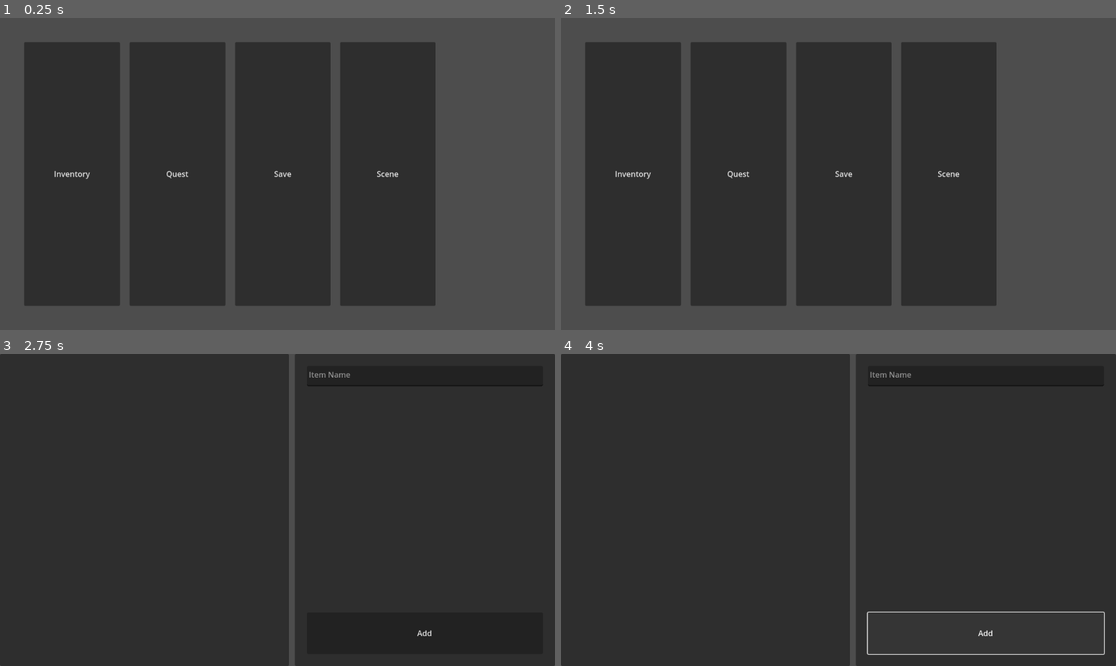
Above: before the commit, frames 1-4 (two rows, left to right).
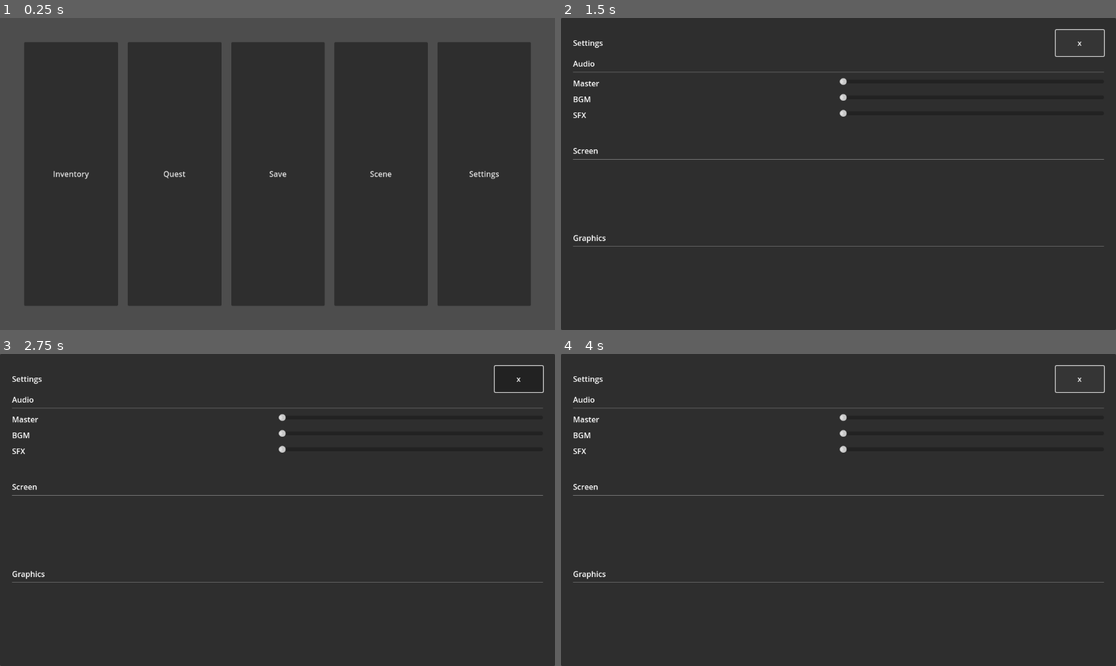
Above: after the commit, the same moments.

Repository: noufbmdev/Godot-Systems
Game: Godot game, scene res://Examples.tscn
The game is run twice, just before and just after one commit, with the same random seed, the same clock (stepped at 60 frames per second) and the same inputs.
Inputs (mouse positions are in pixels of both pictures, inside the frame that each line leads up to):
- Up to frame 1 (0.25 s): no input
- Up to frame 2 (1.5 s): click (1043, 174) at 0.5 s, where only the run after the commit has a clickable "Settings"; click (1077, 42) at 1.25 s, where only the run after the commit has a clickable "x"
- Up to frame 3 (2.75 s): click (72, 510) at 2 s, where only the run before the commit has a clickable "Inventory"
- Up to frame 4 (4 s): click "Add" (after the commit: "x") at 2.75 s; click "Add" (after the commit: "x") at 3.5 s

The runs differ from the first frame. In frame 1, 19% of the frame differs, in the area x 9-96%, y 7-93%; in frame 2, 41%, in the area x 0-100%, y 0-100%; in frame 3, 2.3%; in frame 4, 2.8%.
Error before the commit: Invalid access to property or key 'Inventory' on a base object of type 'Node (InventoryManager.gd)'. (res://Inventory_System/Inventory_Example.gd:26)

Commit message:
update

Diff:
--- /dev/null
+++ b/Save_Manager/SaveManager.tscn
@@ -0,0 +1,10 @@
+[gd_scene load_steps=2 format=3 uid="uid://b2yvum5a4k5ke"]
+
+[ext_resource type="Script" path="res://Save_Manager/SaveManager.gd" id="1_xy4i2"]
+
+[node name="SaveManager" type="Node"]
+script = ExtResource("1_xy4i2")
+
+[node name="Timer" type="Timer" parent="."]
+
+[connection signal="timeout" from="Timer" to="." method="_on_timer_timeout"]
--- a/Save_System/Save_Example.tscn
+++ b/Save_Manager/Save_Example.tscn
@@ -1,6 +1,6 @@
-[gd_scene load_steps=2 format=3 uid="uid://dvtylhcsowwry"]
+[gd_scene load_steps=2 format=3]
 
-[ext_resource type="Script" path="res://Save_System/Save_Example.gd" id="1_ikobb"]
+[ext_resource type="Script" path="res://Save_Manager/Save_Example.gd" id="1_ikobb"]
 
 [node name="Save_Example" type="Control"]
 layout_mode = 3
--- a/Save_System/SaveManager.tscn
+++ /dev/null
@@ -1,10 +0,0 @@
-[gd_scene load_steps=2 format=3 uid="uid://bmsxtqc6lmax3"]
-
-[ext_resource type="Script" path="res://Save_System/SaveManager.gd" id="1_ddtwd"]
-
-[node name="SaveManager" type="Node"]
-script = ExtResource("1_ddtwd")
-
-[node name="Timer" type="Timer" parent="."]
-
-[connection signal="timeout" from="Timer" to="." method="_on_timer_timeout"]
--- a/Scene_Manager/SceneManager.tscn
+++ b/Scene_Manager/SceneManager.tscn
@@ -1,62 +1,6 @@
-[gd_scene load_steps=12 format=3 uid="uid://cv4ceqrwy7mey"]
+[gd_scene load_steps=12 format=3 uid="uid://c7jiyp34516u4"]
 
 [ext_resource type="Script" path="res://Scene_Manager/SceneManager.gd" id="1_ifxia"]
-
-[sub_resource type="Animation" id="Animation_srp6d"]
-resource_name = "Slide_Down"
-length = 0.5
-tracks/0/type = "value"
-tracks/0/imported = false
-tracks/0/enabled = true
-tracks/0/path = NodePath("ColorRect:position")
-tracks/0/interp = 1
-tracks/0/loop_wrap = true
-tracks/0/keys = {
-"times": PackedFloat32Array(0, 0.5),
-"transitions": PackedFloat32Array(1, 1),
-"update": 0,
-"values": [Vector2(0, -648), Vector2(0, 0)]
-}
-tracks/1/type = "value"
-tracks/1/imported = false
-tracks/1/enabled = true
-tracks/1/path = NodePath("ColorRect:modulate")
-tracks/1/interp = 1
-tracks/1/loop_wrap = true
-tracks/1/keys = {
-"times": PackedFloat32Array(0),
-"transitions": PackedFloat32Array(1),
-"update": 0,
-"values": [Color(1, 1, 1, 1)]
-}
-
-[sub_resource type="Animation" id="Animation_8v2vt"]
-resource_name = "Slide_Up"
-length = 0.5
-tracks/0/type = "value"
-tracks/0/imported = false
-tracks/0/enabled = true
-tracks/0/path = NodePath("ColorRect:position")
-tracks/0/interp = 1
-tracks/0/loop_wrap = true
-tracks/0/keys = {
-"times": PackedFloat32Array(0, 0.5),
-"transitions": PackedFloat32Array(1, 1),
-"update": 0,
-"values": [Vector2(0, 648), Vector2(0, 0)]
-}
-tracks/1/type = "value"
-tracks/1/imported = false
-tracks/1/enabled = true
-tracks/1/path = NodePath("ColorRect:modulate")
-tracks/1/interp = 1
-tracks/1/loop_wrap = true
-tracks/1/keys = {
-"times": PackedFloat32Array(0),
-"transitions": PackedFloat32Array(1),
-"update": 0,
-"values": [Color(1, 1, 1, 1)]
-}
 
 [sub_resource type="Animation" id="Animation_mfean"]
 resource_name = "Fade"
@@ -126,6 +70,34 @@
 "values": [Color(1, 1, 1, 0)]
 }
 
+[sub_resource type="Animation" id="Animation_srp6d"]
+resource_name = "Slide_Down"
+length = 0.5
+tracks/0/type = "value"
+tracks/0/imported = false
+tracks/0/enabled = true
+tracks/0/path = NodePath("ColorRect:position")
+tracks/0/interp = 1
+tracks/0/loop_wrap = true
+tracks/0/keys = {
+"times": PackedFloat32Array(0, 0.5),
+"transitions": PackedFloat32Array(1, 1),
+"update": 0,
+"values": [Vector2(0, -648), Vector2(0, 0)]
+}
+tracks/1/type = "value"
+tracks/1/imported = false
+tracks/1/enabled = true
+tracks/1/path = NodePath("ColorRect:modulate")
+tracks/1/interp = 1
+tracks/1/loop_wrap = true
+tracks/1/keys = {
+"times": PackedFloat32Array(0),
+"transitions": PackedFloat32Array(1),
+"update": 0,
+"values": [Color(1, 1, 1, 1)]
+}
+
 [sub_resource type="Animation" id="Animation_j1v83"]
 resource_name = "Slide_Left"
 length = 0.5
@@ -168,6 +140,34 @@
 "transitions": PackedFloat32Array(1, 1),
 "update": 0,
 "values": [Vector2(-1152, 0), Vector2(0, 0)]
+}
+tracks/1/type = "value"
+tracks/1/imported = false
+tracks/1/enabled = true
+tracks/1/path = NodePath("ColorRect:modulate")
+tracks/1/interp = 1
+tracks/1/loop_wrap = true
+tracks/1/keys = {
+"times": PackedFloat32Array(0),
+"transitions": PackedFloat32Array(1),
+"update": 0,
+"values": [Color(1, 1, 1, 1)]
+}
+
+[sub_resource type="Animation" id="Animation_8v2vt"]
+resource_name = "Slide_Up"
+length = 0.5
+tracks/0/type = "value"
+tracks/0/imported = false
+tracks/0/enabled = true
+tracks/0/path = NodePath("ColorRect:position")
+tracks/0/interp = 1
+tracks/0/loop_wrap = true
+tracks/0/keys = {
+"times": PackedFloat32Array(0, 0.5),
+"transitions": PackedFloat32Array(1, 1),
+"update": 0,
+"values": [Vector2(0, 648), Vector2(0, 0)]
 }
 tracks/1/type = "value"
 tracks/1/imported = false
@@ -192,6 +192,22 @@
 "Slide_Up": SubResource("Animation_8v2vt")
 }
 
+[sub_resource type="Animation" id="Animation_vy42v"]
+resource_name = "Fade_In"
+length = 0.5
+tracks/0/type = "value"
+tracks/0/imported = false
+tracks/0/enabled = true
+tracks/0/path = NodePath("BGMPlayer:volume_db")
+tracks/0/interp = 1
+tracks/0/loop_wrap = true
+tracks/0/keys = {
+"times": PackedFloat32Array(0, 0.5),
+"transitions": PackedFloat32Array(1, 1),
+"update": 0,
+"values": [-10.0, 0.0]
+}
+
 [sub_resource type="Animation" id="Animation_2f5b2"]
 resource_name = "Fade_Out"
 length = 0.5
@@ -206,22 +222,6 @@
 "transitions": PackedFloat32Array(1, 1),
 "update": 0,
 "values": [0.0, -10.0]
-}
-
-[sub_resource type="Animation" id="Animation_vy42v"]
-resource_name = "Fade_In"
-length = 0.5
-tracks/0/type = "value"
-tracks/0/imported = false
-tracks/0/enabled = true
-tracks/0/path = NodePath("BGMPlayer:volume_db")
-tracks/0/interp = 1
-tracks/0/loop_wrap = true
-tracks/0/keys = {
-"times": PackedFloat32Array(0, 0.5),
-"transitions": PackedFloat32Array(1, 1),
-"update": 0,
-"values": [-10.0, 0.0]
 }
 
 [sub_resource type="AnimationLibrary" id="AnimationLibrary_ueb2l"]
@@ -253,7 +253,7 @@
 anchor_right = 1.0
 anchor_bottom = 1.0
 offset_left = -1152.0
-offset_right = -1152.0
+offset_bottom = 648.0
 grow_horizontal = 2
 grow_vertical = 2
 color = Color(0.0627451, 0.0627451, 0.0627451, 1)
--- a/Scene_Manager/Scene_Example.tscn
+++ b/Scene_Manager/Scene_Example.tscn
@@ -1,4 +1,4 @@
-[gd_scene load_steps=2 format=3 uid="uid://dad0hx60womeo"]
+[gd_scene load_steps=2 format=3]
 
 [ext_resource type="Script" path="res://Scene_Manager/Scene_Example.gd" id="1_ngs7r"]
 
--- /dev/null
+++ b/Settings_Manager/SettingsManager.gd
@@ -0,0 +1,9 @@
+extends Node
+
+# Called when the node enters the scene tree for the first time.
+func _ready():
+	pass # Replace with function body.
+
+# Called every frame. 'delta' is the elapsed time since the previous frame.
+func _process(delta):
+	pass
--- /dev/null
+++ b/Settings_Manager/SettingsManager.tscn
@@ -0,0 +1,6 @@
+[gd_scene load_steps=2 format=3 uid="uid://cfotrw7yhhf0a"]
+
+[ext_resource type="Script" path="res://Settings_Manager/SettingsManager.gd" id="1_btyul"]
+
+[node name="SettingsManager" type="Node"]
+script = ExtResource("1_btyul")
--- /dev/null
+++ b/Settings_Manager/Settings_Example.gd
@@ -0,0 +1,9 @@
+extends Control
+
+# Called when the node enters the scene tree for the first time.
+func _ready():
+	pass # Replace with function body.
+
+# Called every frame. 'delta' is the elapsed time since the previous frame.
+func _process(delta):
+	pass
--- /dev/null
+++ b/Settings_Manager/Settings_Example.tscn
@@ -0,0 +1,148 @@
+[gd_scene load_steps=2 format=3 uid="uid://dn62ti7pqst2y"]
+
+[ext_resource type="Script" path="res://Settings_Manager/Settings_Example.gd" id="1_tyyp4"]
+
+[node name="Settings_Example" type="Control"]
+layout_mode = 3
+anchors_preset = 15
+anchor_right = 1.0
+anchor_bottom = 1.0
+grow_horizontal = 2
+grow_vertical = 2
+script = ExtResource("1_tyyp4")
+
+[node name="Panel" type="Panel" parent="."]
+layout_mode = 1
+anchors_preset = 15
+anchor_right = 1.0
+anchor_bottom = 1.0
+grow_horizontal = 2
+grow_vertical = 2
+
+[node name="VBoxContainer" type="VBoxContainer" parent="Panel"]
+layout_mode = 1
+anchors_preset = 15
+anchor_right = 1.0
+anchor_bottom = 1.0
+offset_left = 25.0
+offset_top = 25.0
+offset_right = -25.0
+offset_bottom = -25.0
+grow_horizontal = 2
+grow_vertical = 2
+
+[node name="Header" type="HBoxContainer" parent="Panel/VBoxContainer"]
+custom_minimum_size = Vector2(0, 50)
+layout_mode = 2
+size_flags_vertical = 3
+size_flags_stretch_ratio = 0.1
+
+[node name="Label" type="Label" parent="Panel/VBoxContainer/Header"]
+layout_mode = 2
+size_flags_horizontal = 3
+text = "Settings"
+
+[node name="Button" type="Button" parent="Panel/VBoxContainer/Header"]
+layout_mode = 2
+size_flags_horizontal = 3
+size_flags_stretch_ratio = 0.1
+text = "x"
+
+[node name="ScrollContainer" type="ScrollContainer" parent="Panel/VBoxContainer"]
+layout_mode = 2
+size_flags_vertical = 3
+
+[node name="VBoxContainer" type="VBoxContainer" parent="Panel/VBoxContainer/ScrollContainer"]
+layout_mode = 2
+size_flags_horizontal = 3
+size_flags_vertical = 3
+
+[node name="Audio" type="HBoxContainer" parent="Panel/VBoxContainer/ScrollContainer/VBoxContainer"]
+layout_mode = 2
+size_flags_vertical = 3
+
+[node name="VBoxContainer" type="VBoxContainer" parent="Panel/VBoxContainer/ScrollContainer/VBoxContainer/Audio"]
+layout_mode = 2
+size_flags_horizontal = 3
+theme_override_constants/separation = 10
+
+[node name="Header" type="VBoxContainer" parent="Panel/VBoxContainer/ScrollContainer/VBoxContainer/Audio/VBoxContainer"]
+layout_mode = 2
+
+[node name="Label" type="Label" parent="Panel/VBoxContainer/ScrollContainer/VBoxContainer/Audio/VBoxContainer/Header"]
+layout_mode = 2
+size_flags_horizontal = 3
+text = "Audio
+"
+
+[node name="HSeparator" type="HSeparator" parent="Panel/VBoxContainer/ScrollContainer/VBoxContainer/Audio/VBoxContainer/Header"]
+layout_mode = 2
+
+[node name="Master" type="HBoxContainer" parent="Panel/VBoxContainer/ScrollContainer/VBoxContainer/Audio/VBoxContainer"]
+layout_mode = 2
+
+[node name="Label" type="Label" parent="Panel/VBoxContainer/ScrollContainer/VBoxContainer/Audio/VBoxContainer/Master"]
+layout_mode = 2
+size_flags_horizontal = 3
+text = "Master"
+
+[node name="HSlider" type="HSlider" parent="Panel/VBoxContainer/ScrollContainer/VBoxContainer/Audio/VBoxContainer/Master"]
+layout_mode = 2
+size_flags_horizontal = 3
+
+[node name="BGM" type="HBoxContainer" parent="Panel/VBoxContainer/ScrollContainer/VBoxContainer/Audio/VBoxContainer"]
+layout_mode = 2
+
+[node name="Label" type="Label" parent="Panel/VBoxContainer/ScrollContainer/VBoxContainer/Audio/VBoxContainer/BGM"]
+layout_mode = 2
+size_flags_horizontal = 3
+text = "BGM"
+
+[node name="HSlider" type="HSlider" parent="Panel/VBoxContainer/ScrollContainer/VBoxContainer/Audio/VBoxContainer/BGM"]
+layout_mode = 2
+size_flags_horizontal = 3
+
+[node name="SFX" type="HBoxContainer" parent="Panel/VBoxContainer/ScrollContainer/VBoxContainer/Audio/VBoxContainer"]
+layout_mode = 2
+
+[node name="Label" type="Label" parent="Panel/VBoxContainer/ScrollContainer/VBoxContainer/Audio/VBoxContainer/SFX"]
+layout_mode = 2
+size_flags_horizontal = 3
+text = "SFX"
+
+[node name="HSlider" type="HSlider" parent="Panel/VBoxContainer/ScrollContainer/VBoxContainer/Audio/VBoxContainer/SFX"]
+layout_mode = 2
+size_flags_horizontal = 3
+
+[node name="Screen" type="HBoxContainer" parent="Panel/VBoxContainer/ScrollContainer/VBoxContainer"]
+layout_mode = 2
+size_flags_vertical = 3
+
+[node name="VBoxContainer" type="VBoxContainer" parent="Panel/VBoxContainer/ScrollContainer/VBoxContainer/Screen"]
+layout_mode = 2
+size_flags_horizontal = 3
+
+[node name="Label" type="Label" parent="Panel/VBoxContainer/ScrollContainer/VBoxContainer/Screen/VBoxContainer"]
+layout_mode = 2
+size_flags_horizontal = 3
+text = "Screen
+"
+
+[node name="HSeparator" type="HSeparator" parent="Panel/VBoxContainer/ScrollContainer/VBoxContainer/Screen/VBoxContainer"]
+layout_mode = 2
+
+[node name="Graphics" type="HBoxContainer" parent="Panel/VBoxContainer/ScrollContainer/VBoxContainer"]
+layout_mode = 2
+size_flags_vertical = 3
+
+[node name="VBoxContainer" type="VBoxContainer" parent="Panel/VBoxContainer/ScrollContainer/VBoxContainer/Graphics"]
+layout_mode = 2
+size_flags_horizontal = 3
+
+[node name="Label" type="Label" parent="Panel/VBoxContainer/ScrollContainer/VBoxContainer/Graphics/VBoxContainer"]
+layout_mode = 2
+size_flags_horizontal = 3
+text = "Graphics"
+
+[node name="HSeparator" type="HSeparator" parent="Panel/VBoxContainer/ScrollContainer/VBoxContainer/Graphics/VBoxContainer"]
+layout_mode = 2
--- a/project.godot
+++ b/project.godot
@@ -17,5 +17,5 @@
 [autoload]
 
 SceneManager="*res://Scene_Manager/SceneManager.tscn"
-SaveManager="*res://Save_System/SaveManager.tscn"
+SaveManager="*res://Save_Manager/SaveManager.tscn"
 Globals="*res://Globals.tscn"
Renamed: Save_System/SaveManager.gd -> Save_Manager/SaveManager.gd
Renamed: Save_System/Save_Example.gd -> Save_Manager/Save_Example.gd
Not shown: 1 places in Scene_Manager/LoadingScreen.tscn that only renumber resources
